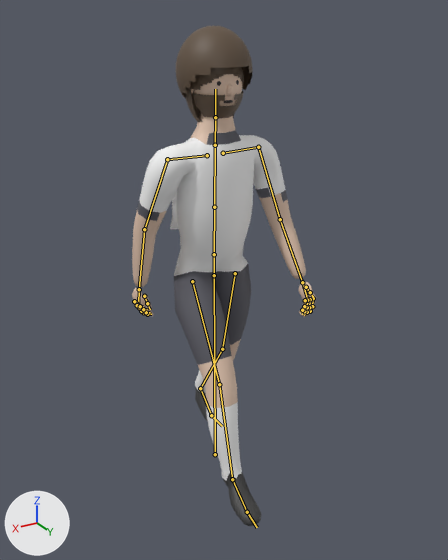
Before and after pictures for a commit that changed the Blender file football-godot/king-football/assets/models/characters/v2/src/player_v2.blend.
Before and after are seen from a 50 mm camera at (1.164, 2.017, 1.879) aimed at (0.0, 0.076, 0.908). Arrows for +X, +Y and +Z are at lower left; the lights stay in place. The older version comes first. Both versions are drawn at frame 14 of the action 'Walk'; the numbers are the values there. The bones that bend it are drawn over the model as lines.

Names of what the first picture shows: 'P_Beard', 'P_Body', 'P_Hair_Afro', 'P_Hair_Buzz', 'P_Hair_Long', 'P_Hair_Short'.
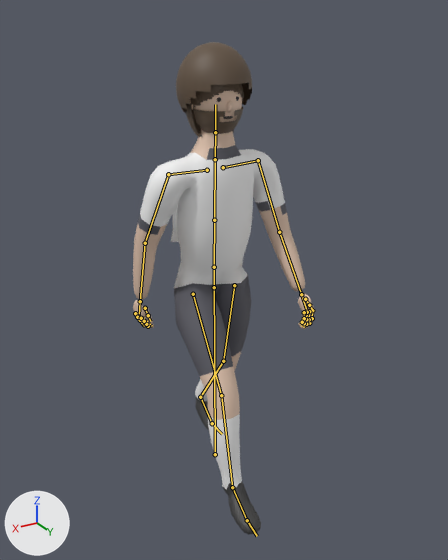
The edits, one by one:
Bone 'Hips' (bone_hips) moves from (0.0, -0.03, 0.0) to (0.0, -0.084, 0.0).
Bone 'IK_Foot_L' (bone_ik_foot_l) moves from (-0.005, -0.316, -0.092) to (-0.005, -0.295, -0.137).
Bone 'IK_Foot_R' (bone_ik_foot_r) moves from (0.005, 0.267, 0.184) to (0.005, 0.286, 0.145).

Pixel boxes (x1, y1, x2, y2) of what changed, in the pictures (448 x 560 px):
'P_Body', posed: before (132, 73, 316, 526); after (133, 90, 315, 535)
'P_Hair_Afro', posed: before (176, 26, 253, 99); after (176, 42, 252, 113)
'P_Beard', posed: before (192, 91, 243, 119); after (193, 107, 243, 134)
'P_Hair_Long', posed: before (185, 77, 244, 122); after (186, 93, 244, 137)
bone 'Hips', root to tip: before (214, 275) to (214, 254); after (214, 287) to (214, 267)
